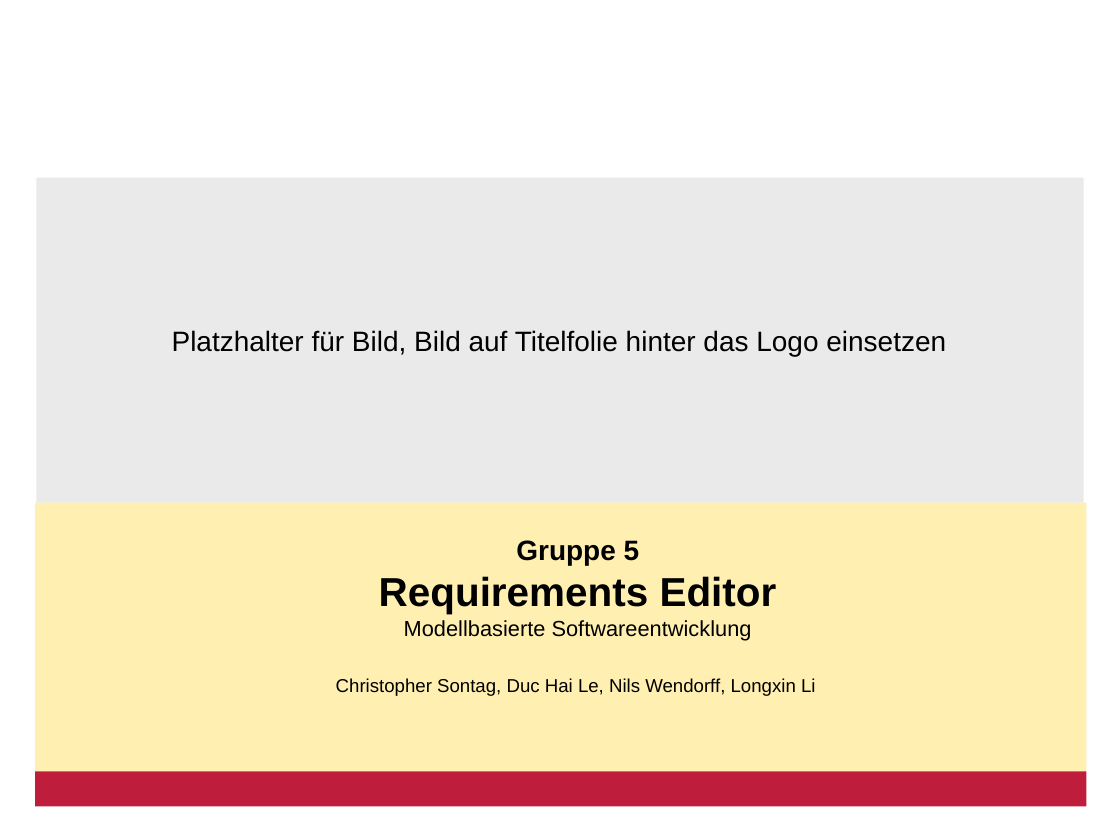
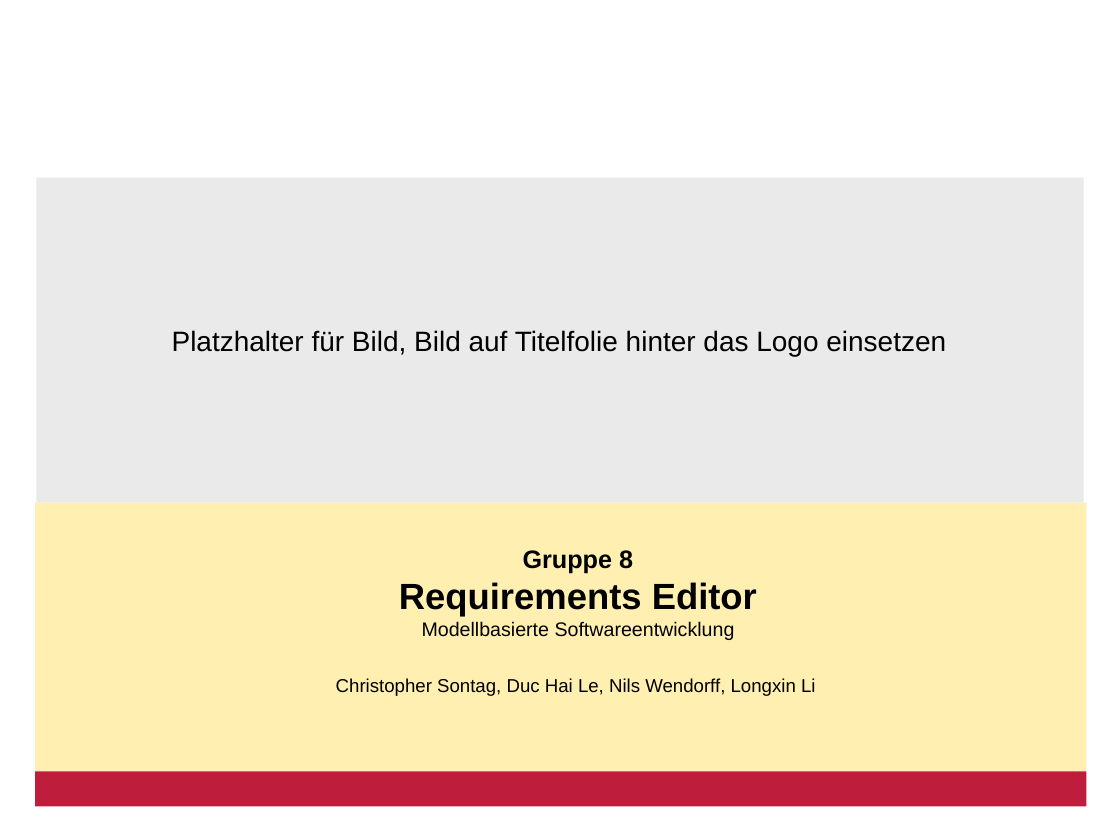
Before and after one commit to Kogoro/RequirementsEditor, a slide deck: slide 1 of MBSE - RequirementsEditor.pptx. Drawn at 1120x840 pixels with LibreOffice and Linux fonts; fonts in the diff are those of the drawing; background and template pictures are left out. Boxes give left, top, right and bottom in pixels: in the first picture for what was removed or moved away, otherwise in the second. Text is boxed around its words. In the diff, an @@ line names an element or a change of style, - is before the commit and + after.

Commit message:
Corrected group number.

```diff
--- a/MBSE - RequirementsEditor.pptx
+++ b/MBSE - RequirementsEditor.pptx
@@ title at (x1=523, y1=550, x2=633, y2=573): text changed; size 18 to 16.2 pt @@
-Gruppe 5
+Gruppe 8
@@ title at (x1=399, y1=582, x2=757, y2=640): size 26 to 23.4 pt in "Requirements Editor"; size 14 to 12.6 pt in "Modellbasierte Softwareentwicklung" @@
```
